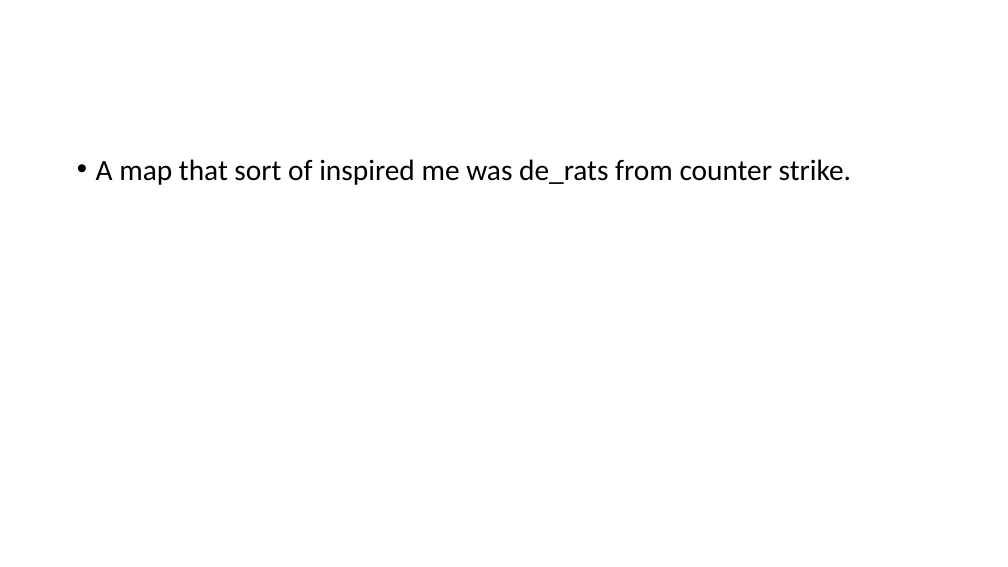
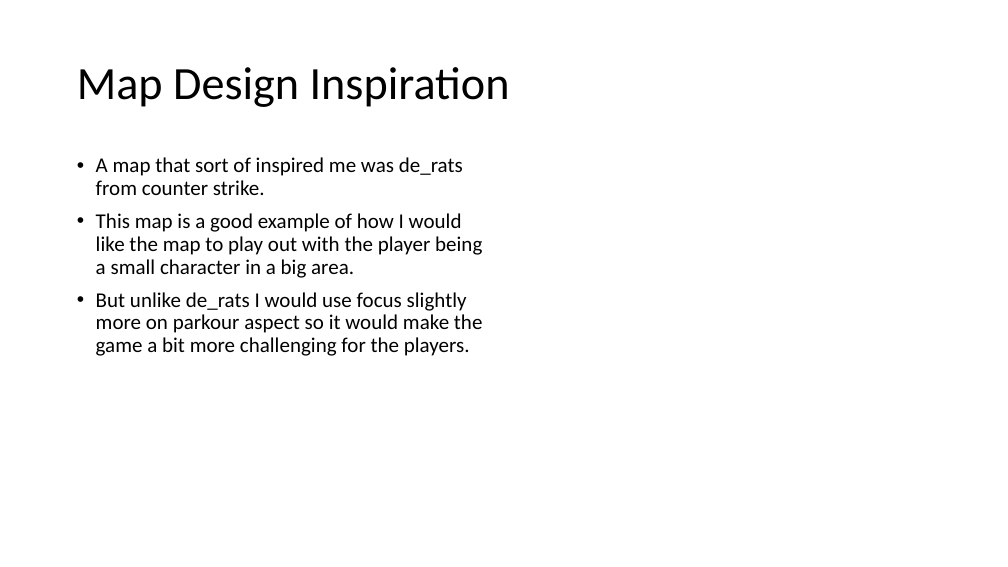
Before and after one commit to lcifty/College, a slide deck: slide 3 of College/FMP/Bacon Bandit.pptx. Drawn at 1008x567 pixels with LibreOffice and Linux fonts; fonts in the diff are those of the drawing. Boxes give left, top, right and bottom in pixels: in the first picture for what was removed or moved away, otherwise in the second. Text is boxed around its words. In the diff, an @@ line names an element or a change of style, - is before the commit and + after.

```diff
--- a/College/FMP/Bacon Bandit.pptx
+++ b/College/FMP/Bacon Bandit.pptx
@@ title added at (77,67,510,107), 44 pt, text #000000 @@
+Map Design Inspiration
@@ text at (96,157,463,195): size 28 to 20 pt in "A map that sort of inspired me ..." @@
@@ text at (96,213,483,356): paragraphs added @@
+• This map is a good example of how I would like the map to play out with the player being a small character in a big area.
+• But unlike de_rats I would use focus slightly more on parkour aspect so it would make the game a bit more challenging for the players.
```
Also in this commit, not shown: 2 other slides changed, 2 slides added, 1 slide removed.
